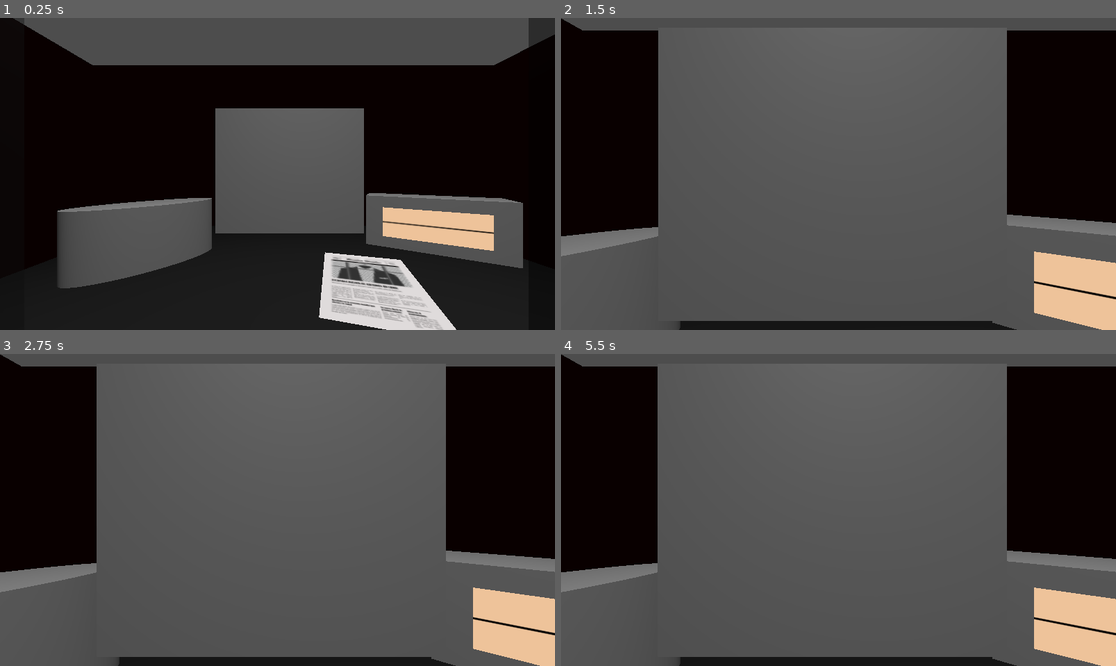
Above: before the commit, frames 1-4 (two rows, left to right).
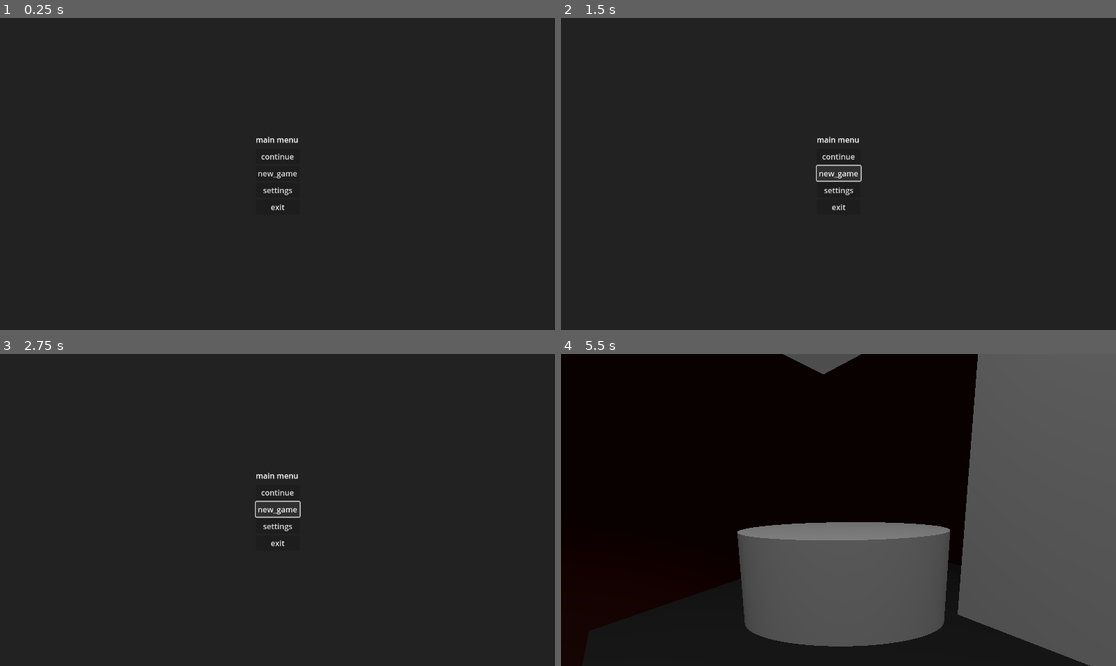
Above: after the commit, the same moments.

Repository: aaracan246/gameoff2025-ettudiopitijopo
Game: Godot game, scene res://Scenes/UI/main_menu.tscn
The game is run twice, just before and just after one commit, with the same random seed, the same clock (stepped at 60 frames per second) and the same inputs. Before the commit the project starts from res://Scenes/demo.tscn.
Inputs (mouse positions are in pixels of both pictures, inside the frame that each line leads up to):
- Up to frame 1 (0.25 s): no input
- Up to frame 2 (1.5 s): click (838, 189) at 0.5 s, where only the run after the commit has a clickable "settings"; click (838, 174) at 1.25 s, where only the run after the commit has a clickable "new_game"
- Up to frame 3 (2.75 s): click (277, 510) at 2 s, where only the run after the commit has a clickable "new_game"
- Up to frame 4 (5.5 s): click (838, 491) at 2.75 s, where only the run after the commit has a clickable "continue"; tap Enter at 3.5 s; move the mouse to (960, 494) at 3.52 s; click (960, 494) at 3.67 s; tap Space at 4.25 s; move the mouse to (727, 525) at 4.27 s; click (727, 525) at 4.42 s; move the mouse to (894, 441) at 5.02 s; click (894, 441) at 5.17 s

The runs differ from the first frame. In frame 1, 80% of the frame differs, in the area x 0-100%, y 0-100%; in frame 2, 98%; in frame 3, 98%; in frame 4, 65%.

Commit message:
pause_menu_finished

Diff:
--- a/Scenes/UI/main_menu.tscn
+++ b/Scenes/UI/main_menu.tscn
@@ -1,6 +1,6 @@
 [gd_scene load_steps=2 format=3 uid="uid://byhbhtnyyn47m"]
 
-[ext_resource type="Script" uid="uid://b5o5sdyfcpdbd" path="res://Scenes/UI/main_menu.gd" id="1_5wsvm"]
+[ext_resource type="Script" uid="uid://b5o5sdyfcpdbd" path="res://Scripts/UI/main_menu.gd" id="1_5wsvm"]
 
 [node name="main_menu" type="Control"]
 layout_mode = 3
@@ -11,10 +11,28 @@
 grow_vertical = 2
 script = ExtResource("1_5wsvm")
 
+[node name="ColorRect" type="ColorRect" parent="."]
+layout_mode = 1
+anchors_preset = 15
+anchor_right = 1.0
+anchor_bottom = 1.0
+grow_horizontal = 2
+grow_vertical = 2
+color = Color(0.13333334, 0.13333334, 0.13333334, 1)
+
 [node name="VBoxContainer" type="VBoxContainer" parent="."]
-layout_mode = 0
-offset_right = 40.0
-offset_bottom = 40.0
+layout_mode = 1
+anchors_preset = 8
+anchor_left = 0.5
+anchor_top = 0.5
+anchor_right = 0.5
+anchor_bottom = 0.5
+offset_left = -45.5
+offset_top = -83.5
+offset_right = 45.5
+offset_bottom = 83.5
+grow_horizontal = 2
+grow_vertical = 2
 
 [node name="Label" type="Label" parent="VBoxContainer"]
 layout_mode = 2
@@ -23,20 +41,21 @@
 [node name="WFB_logo" type="TextureRect" parent="VBoxContainer"]
 layout_mode = 2
 
-[node name="continue" type="Button" parent="VBoxContainer"]
+[node name="continue_btn" type="Button" parent="VBoxContainer"]
 layout_mode = 2
 text = "continue"
 
-[node name="new_game" type="Button" parent="VBoxContainer"]
+[node name="new_game_btn" type="Button" parent="VBoxContainer"]
 layout_mode = 2
 text = "new_game"
 
-[node name="settings" type="Button" parent="VBoxContainer"]
+[node name="settings_btn" type="Button" parent="VBoxContainer"]
 layout_mode = 2
 text = "settings"
 
-[node name="exit" type="Button" parent="VBoxContainer"]
+[node name="exit_btn" type="Button" parent="VBoxContainer"]
 layout_mode = 2
 text = "exit"
 
-[connection signal="pressed" from="VBoxContainer/settings" to="." method="_on_settings_pressed"]
+[connection signal="pressed" from="VBoxContainer/continue_btn" to="." method="_on_continue_btn_pressed"]
+[connection signal="pressed" from="VBoxContainer/settings_btn" to="." method="_on_settings_pressed"]
--- a/Scenes/UI/pause_menu.tscn
+++ b/Scenes/UI/pause_menu.tscn
@@ -1,30 +1,69 @@
-[gd_scene format=3 uid="uid://bpcg4cb1udhug"]
+[gd_scene load_steps=3 format=3 uid="uid://bpcg4cb1udhug"]
+
+[ext_resource type="Script" uid="uid://cqo5yvx0ek5yo" path="res://Scripts/UI/pause_menu.gd" id="1_rrvs5"]
+[ext_resource type="PackedScene" uid="uid://fymcpiyww0nr" path="res://Scenes/UI/settings.tscn" id="2_8rf44"]
 
 [node name="pause_menu" type="Control"]
+process_mode = 2
 layout_mode = 3
 anchors_preset = 15
 anchor_right = 1.0
 anchor_bottom = 1.0
 grow_horizontal = 2
 grow_vertical = 2
+script = ExtResource("1_rrvs5")
+
+[node name="ColorRect" type="ColorRect" parent="."]
+layout_mode = 1
+anchors_preset = 15
+anchor_right = 1.0
+anchor_bottom = 1.0
+grow_horizontal = 2
+grow_vertical = 2
+color = Color(0, 0, 0, 0.34117648)
 
 [node name="VBoxContainer" type="VBoxContainer" parent="."]
-layout_mode = 0
-offset_right = 40.0
-offset_bottom = 40.0
+layout_mode = 1
+anchors_preset = 8
+anchor_left = 0.5
+anchor_top = 0.5
+anchor_right = 0.5
+anchor_bottom = 0.5
+offset_left = -48.0
+offset_top = -64.0
+offset_right = 48.0
+offset_bottom = 64.0
+grow_horizontal = 2
+grow_vertical = 2
 
 [node name="Label" type="Label" parent="VBoxContainer"]
 layout_mode = 2
 text = "Pause menu"
 
-[node name="resume" type="Button" parent="VBoxContainer"]
+[node name="resume_btn" type="Button" parent="VBoxContainer"]
 layout_mode = 2
 text = "resume"
 
-[node name="settings" type="Button" parent="VBoxContainer"]
+[node name="settings_btn" type="Button" parent="VBoxContainer"]
 layout_mode = 2
 text = "settings"
 
-[node name="exit" type="Button" parent="VBoxContainer"]
+[node name="exit_btn" type="Button" parent="VBoxContainer"]
 layout_mode = 2
 text = "exit"
+
+[node name="confirm_exit" type="ConfirmationDialog" parent="."]
+oversampling_override = 1.0
+title = "Exit to the main menu?"
+initial_position = 1
+size = Vector2i(300, 150)
+ok_button_text = "Exit"
+
+[node name="settings" parent="." instance=ExtResource("2_8rf44")]
+layout_mode = 1
+
+[connection signal="pressed" from="VBoxContainer/resume_btn" to="." method="_on_resume_btn_pressed"]
+[connection signal="pressed" from="VBoxContainer/settings_btn" to="." method="_on_settings_btn_pressed"]
+[connection signal="pressed" from="VBoxContainer/exit_btn" to="." method="_on_exit_btn_pressed"]
+[connection signal="canceled" from="confirm_exit" to="." method="_on_confirm_exit_canceled"]
+[connection signal="confirmed" from="confirm_exit" to="." method="_on_confirm_exit_confirmed"]
--- a/Scenes/UI/settings.tscn
+++ b/Scenes/UI/settings.tscn
@@ -1,17 +1,56 @@
-[gd_scene format=3 uid="uid://fymcpiyww0nr"]
+[gd_scene load_steps=2 format=3 uid="uid://fymcpiyww0nr"]
+
+[ext_resource type="Script" uid="uid://q3y1rsuyeork" path="res://Scripts/UI/settings.gd" id="1_owiy1"]
 
 [node name="settings" type="Control"]
 layout_mode = 3
+anchors_preset = 8
+anchor_left = 0.5
+anchor_top = 0.5
+anchor_right = 0.5
+anchor_bottom = 0.5
+offset_left = -154.0
+offset_top = -68.0
+offset_right = 146.0
+offset_bottom = 82.0
+grow_horizontal = 2
+grow_vertical = 2
+size_flags_horizontal = 4
+size_flags_vertical = 4
+script = ExtResource("1_owiy1")
+
+[node name="ColorRect" type="ColorRect" parent="."]
+layout_mode = 1
 anchors_preset = 15
 anchor_right = 1.0
 anchor_bottom = 1.0
 grow_horizontal = 2
 grow_vertical = 2
+color = Color(0.13333334, 0.13333334, 0.13333334, 1)
+
+[node name="close" type="Button" parent="."]
+layout_mode = 1
+anchors_preset = 1
+anchor_left = 1.0
+anchor_right = 1.0
+offset_left = -18.0
+offset_bottom = 31.0
+grow_horizontal = 0
+text = "X"
 
 [node name="VBoxContainer" type="VBoxContainer" parent="."]
-layout_mode = 0
-offset_right = 40.0
-offset_bottom = 40.0
+layout_mode = 1
+anchors_preset = 8
+anchor_left = 0.5
+anchor_top = 0.5
+anchor_right = 0.5
+anchor_bottom = 0.5
+offset_left = -33.0
+offset_top = -29.0
+offset_right = 33.0
+offset_bottom = 29.0
+grow_horizontal = 2
+grow_vertical = 2
 
 [node name="Label" type="Label" parent="VBoxContainer"]
 layout_mode = 2
@@ -20,3 +59,9 @@
 [node name="volume" type="Button" parent="VBoxContainer"]
 layout_mode = 2
 text = "volume"
+
+[node name="VHS filter" type="Button" parent="VBoxContainer"]
+layout_mode = 2
+text = "VHS filter"
+
+[connection signal="pressed" from="close" to="." method="_on_close_pressed"]
--- a/Scenes/demo.tscn
+++ b/Scenes/demo.tscn
@@ -1,10 +1,12 @@
-[gd_scene load_steps=16 format=3 uid="uid://cq3tykgg15qkd"]
+[gd_scene load_steps=18 format=3 uid="uid://cq3tykgg15qkd"]
 
 [ext_resource type="PackedScene" uid="uid://ct3rcan86re81" path="res://Scenes/player.tscn" id="1_nsw6b"]
 [ext_resource type="Script" uid="uid://cgge5upov1qgl" path="res://Scenes/map.gd" id="1_tcdmn"]
 [ext_resource type="PackedScene" uid="uid://csykyo4ikmj0w" path="res://Scenes/map.tscn" id="2_f2jw5"]
 [ext_resource type="PackedScene" uid="uid://b2w3amblmdkc1" path="res://Scenes/radio.tscn" id="3_glc8m"]
 [ext_resource type="PackedScene" uid="uid://bjjxtn2tn0obg" path="res://Scenes/news_paper.tscn" id="4_f2jw5"]
+[ext_resource type="Script" uid="uid://d4kpru3vqxmy8" path="res://Scripts/UI/canvas_layer.gd" id="6_qwjex"]
+[ext_resource type="PackedScene" uid="uid://bpcg4cb1udhug" path="res://Scenes/UI/pause_menu.tscn" id="8_lsgl7"]
 
 [sub_resource type="Environment" id="Environment_nsw6b"]
 ambient_light_energy = 1.48
@@ -34,6 +36,12 @@
 
 [node name="Demo" type="Node3D"]
 script = ExtResource("1_tcdmn")
+
+[node name="UI" type="CanvasLayer" parent="."]
+process_mode = 3
+script = ExtResource("6_qwjex")
+
+[node name="pause_menu" parent="UI" instance=ExtResource("8_lsgl7")]
 
 [node name="WorldEnvironment" type="WorldEnvironment" parent="."]
 environment = SubResource("Environment_nsw6b")
--- /dev/null
+++ b/Scripts/UI/canvas_layer.gd
@@ -0,0 +1,12 @@
+extends CanvasLayer
+
+@onready var pause_menu: Control = $pause_menu
+
+
+# Called when the node enters the scene tree for the first time.
+func _ready() -> void:
+	pause_menu.visible = false
+
+func _input(event):
+	if event.is_action_pressed("pause"):
+		pause_menu.toggle_pause()
--- a/Scenes/UI/main_menu.gd
+++ b/Scripts/UI/main_menu.gd
@@ -1,5 +1,6 @@
 extends Control
 
+@onready var continue_btn: Button = $VBoxContainer/continue
 
 # Called when the node enters the scene tree for the first time.
 func _ready() -> void:
@@ -9,3 +10,10 @@
 # Called every frame. 'delta' is the elapsed time since the previous frame.
 func _process(delta: float) -> void:
 	pass
+
+
+
+
+
+func _on_continue_btn_pressed() -> void:
+	get_tree().change_scene_to_file("res://Scenes/demo.tscn")
--- /dev/null
+++ b/Scripts/UI/pause_menu.gd
@@ -0,0 +1,49 @@
+extends Control
+@onready var pause_menu: Control = $"."
+
+@onready var resume_btn: Button = $VBoxContainer/resume_btn
+@onready var settings_btn: Button = $VBoxContainer/settings_btn
+@onready var exit_btn: Button = $VBoxContainer/exit_btn
+
+@onready var confirm_exit: ConfirmationDialog = $confirm_exit
+@onready var settings: Control = $settings
+
+func _ready() -> void:
+	confirm_exit.visible = false
+	settings.visible = false
+
+# Se llama desde el CanvasLayer
+func toggle_pause():
+	if get_tree().paused:
+		resume_game()
+	else:
+		pause_game()
+
+
+func pause_game():
+	get_tree().paused = true
+	pause_menu.visible = true
+
+func resume_game():
+	get_tree().paused = false
+	pause_menu.visible = false
+	settings.visible = false
+
+
+# Main buttons
+func _on_resume_btn_pressed() -> void:
+	resume_game()
+
+func _on_settings_btn_pressed() -> void:
+	settings.visible = true
+
+func _on_exit_btn_pressed() -> void:
+	confirm_exit.visible = true
+
+# confirm exit
+func _on_confirm_exit_confirmed() -> void:
+	get_tree().paused = false
+	get_tree().change_scene_to_file("res://Scenes/UI/main_menu.tscn")
+
+func _on_confirm_exit_canceled() -> void:
+	confirm_exit.visible = false
--- /dev/null
+++ b/Scripts/UI/settings.gd
@@ -0,0 +1,9 @@
+extends Control
+@onready var settings: Control = $"."
+
+@onready var close: Button = $close
+
+
+
+func _on_close_pressed() -> void:
+	settings.visible = false
--- a/project.godot
+++ b/project.godot
@@ -11,7 +11,7 @@
 [application]
 
 config/name="Waves from Beyond"
-run/main_scene="uid://cq3tykgg15qkd"
+run/main_scene="uid://byhbhtnyyn47m"
 config/features=PackedStringArray("4.5", "GL Compatibility")
 config/icon="res://icon.svg"
 
@@ -37,6 +37,11 @@
 "events": [Object(InputEventKey,"resource_local_to_scene":false,"resource_name":"","device":-1,"window_id":0,"alt_press …(192 unchanged characters)…
 ]
 }
+pause={
+"deadzone": 0.2,
+"events": [Object(InputEventKey,"resource_local_to_scene":false,"resource_name":"","device":-1,"window_id":0,"alt_pressed":false,"shift_pressed":false,"ctrl_pressed":false,"meta_pressed":false,"pressed":false,"keycode":0,"physical_keycode":80,"key_label":0,"unicode":112,"location":0,"echo":false,"script":null)
+]
+}
 
 [rendering]
 
Not shown, added: Scripts/UI/canvas_layer.gd.uid
Renamed: Scenes/UI/main_menu.gd.uid -> Scripts/UI/main_menu.gd.uid
Not shown, added: Scripts/UI/pause_menu.gd.uid
Not shown, added: Scripts/UI/settings.gd.uid
